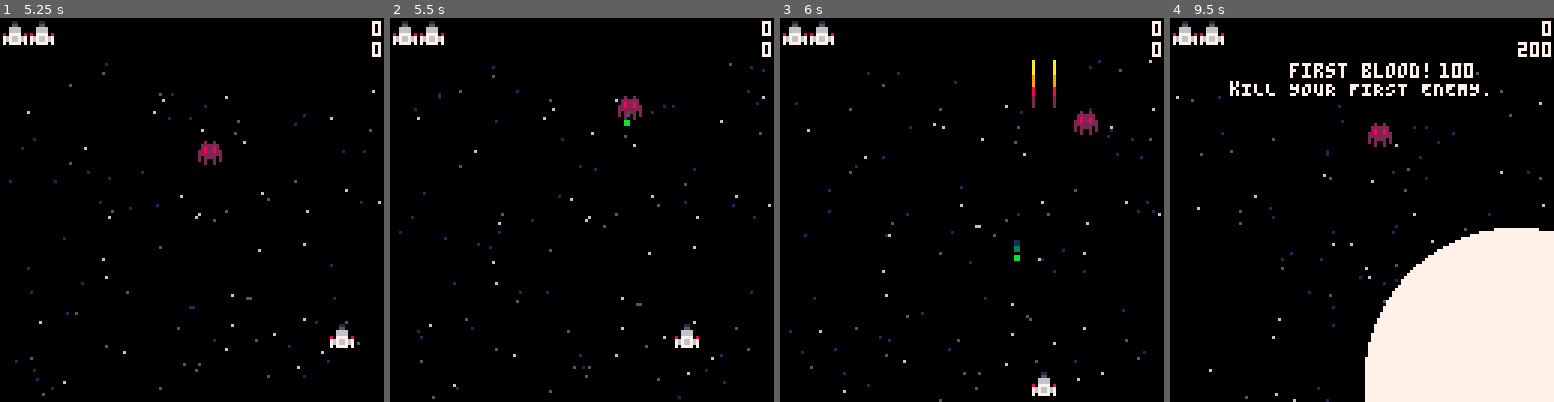
Above: before the commit, frames 1-4 (left to right).
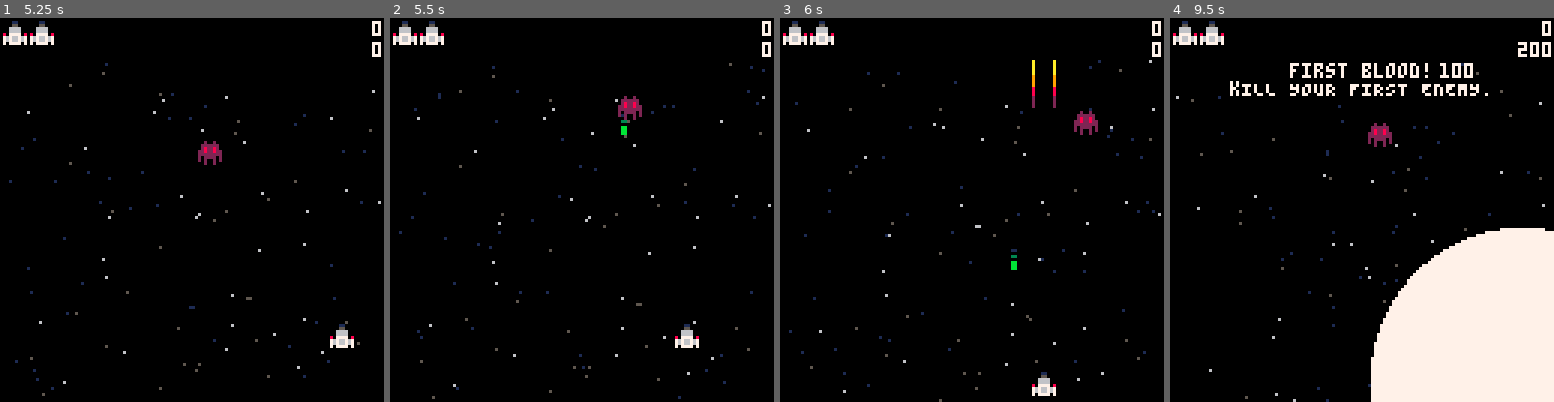
Above: after the commit, the same moments.

Repository: adammitchelldev/space
Game: PICO-8 cartridge space.p8
The game is run twice, just before and just after one commit, with the same random seed, the same clock (stepped at 60 frames per second) and the same inputs.
Inputs:
- Up to frame 1 (5.25 s): tap X (X key) at 0.33, 1.07, 1.85, 2.97, 4.08, 5.2 s; tap O (Z key) at 0.7, 1.7, 2.1, 2.5, 2.9, 3.3, 3.7, 4.1, 4.5, 4.9 s; hold Right 1.6-2.1 s; hold Up 2.15-2.42 s; hold Right 2.47-3.03 s; hold Left 3.08-3.58 s; hold Down 3.63-3.97 s; hold Right 4.02-4.68 s; hold Up 4.73-5.03 s; hold Left from 5.08 s (still down)
- Up to frame 2 (5.5 s): keep holding Left; tap O (Z key) at 5.3 s
- Up to frame 3 (6 s): release Left at 5.68 s; tap O (Z key) at 5.7 s; hold Down from 5.73 s (still down)
- Up to frame 4 (9.5 s): release Down at 6.03 s; hold Right 6.08-6.58 s; tap O (Z key) every 0.4 s from 6.1 to 9.3 s; tap X (X key) at 6.32, 7.43, 8.55 s; hold Right 6.63-7.13 s; hold Up 7.18-7.45 s; hold Right 7.5-8.07 s; hold Left 8.12-8.62 s; hold Down 8.67-9 s; hold Right from 9.05 s (still down)

Frame 1 is identical in both runs. In frame 2, less than 0.1% of the frame differs, in the area x 60-63%, y 25-31%; in frame 3, 0.1%; in frame 4, 0.7%, in the area x 50-98%, y 54-100%.

Commit message:
Balance: Hunter initial shooting delay

Diff:
--- a/src/enemy.lua
+++ b/src/enemy.lua
@@ -170,6 +170,7 @@
     scripts = {
         function(self)
             repeat
+                wait(90)
                 local p
                 repeat
                     yield()
@@ -182,7 +183,6 @@
                     enemy_bullet:new(self.x + 3, self.y + 6).dy = 4
                 end
                 self.dx = -self.dx
-                wait(60)
             until false
         end,
         function(self)
